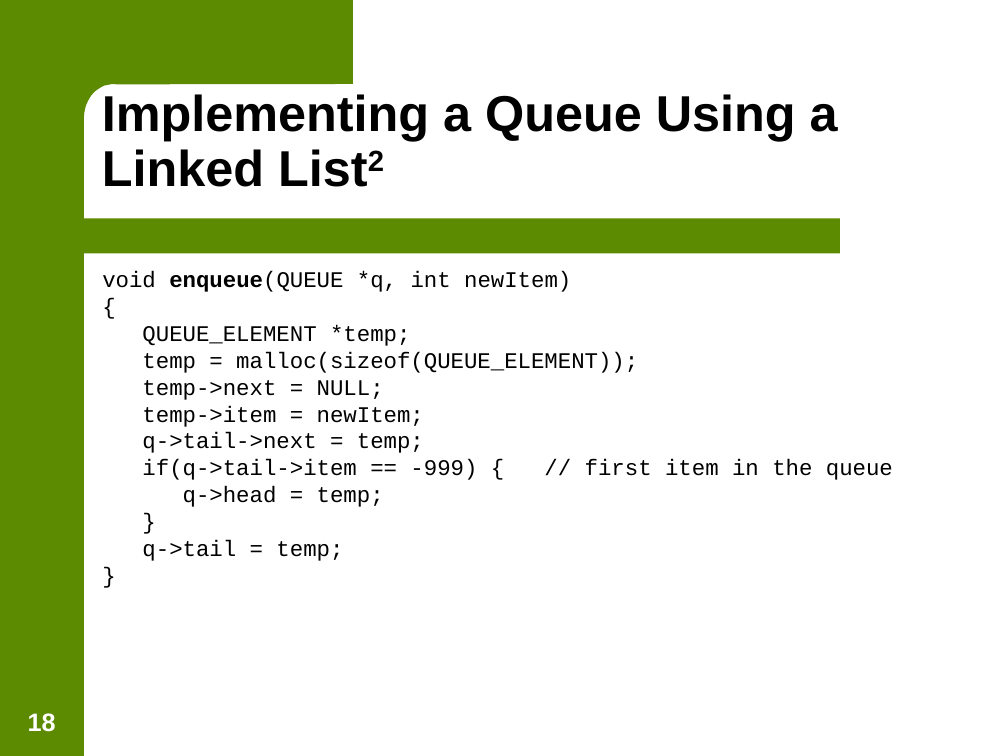
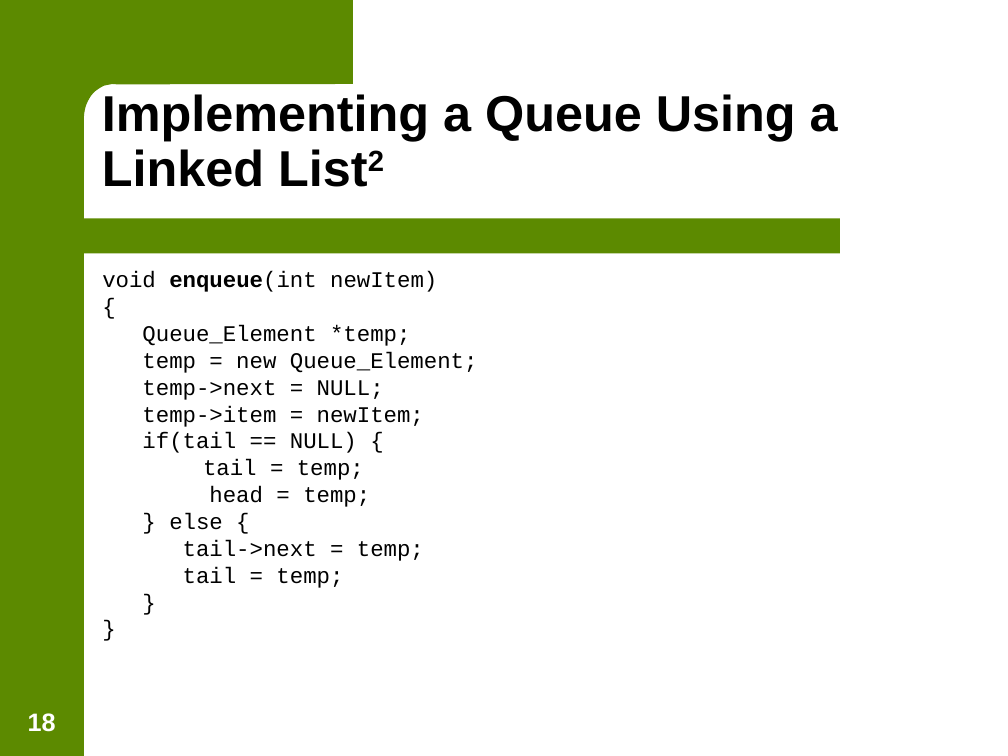
Before and after one commit to jasongraalum/NB_2018, a slide deck: slide 18 of Summer/Material/Lecture_Slides/Lecture 10 - Stacks and Queues.ppt. Drawn at 1008x756 pixels with LibreOffice and Linux fonts; fonts in the diff are those of the drawing; background and template pictures are left out. Boxes give left, top, right and bottom in pixels: in the first picture for what was removed or moved away, otherwise in the second. Text is boxed around its words. In the diff, an @@ line names an element or a change of style, - is before the commit and + after.

Commit message:
Updated Stack and Queue slides to C++ syntax

```diff
--- a/Summer/Material/Lecture_Slides/Lecture 10 - Stacks and Queues.ppt
+++ b/Summer/Material/Lecture_Slides/Lecture 10 - Stacks and Queues.ppt
@@ text at bbox=[102, 271, 437, 292]: text changed @@
-void enqueue(QUEUE *q, int newItem)
+void enqueue(int newItem)
@@ text at bbox=[142, 325, 478, 373]: text changed @@
-QUEUE_ELEMENT *temp;
-temp = malloc(sizeof(QUEUE_ELEMENT));
+Queue_Element *temp;
+temp = new Queue_Element;
@@ text at bbox=[142, 432, 424, 588]: text changed @@
-q->tail->next = temp;
-if(q->tail->item == -999) { // first item in the queue
-q->head = temp;
+if(tail == NULL) {
+tail = temp;
+head = temp;
+} else {
+tail->next = temp;
+tail = temp;
@@ text at bbox=[142, 540, 343, 561]: paragraph removed @@
-q->tail = temp;
```
Also in this commit, not shown: 9 other slides changed, 9 other files.
